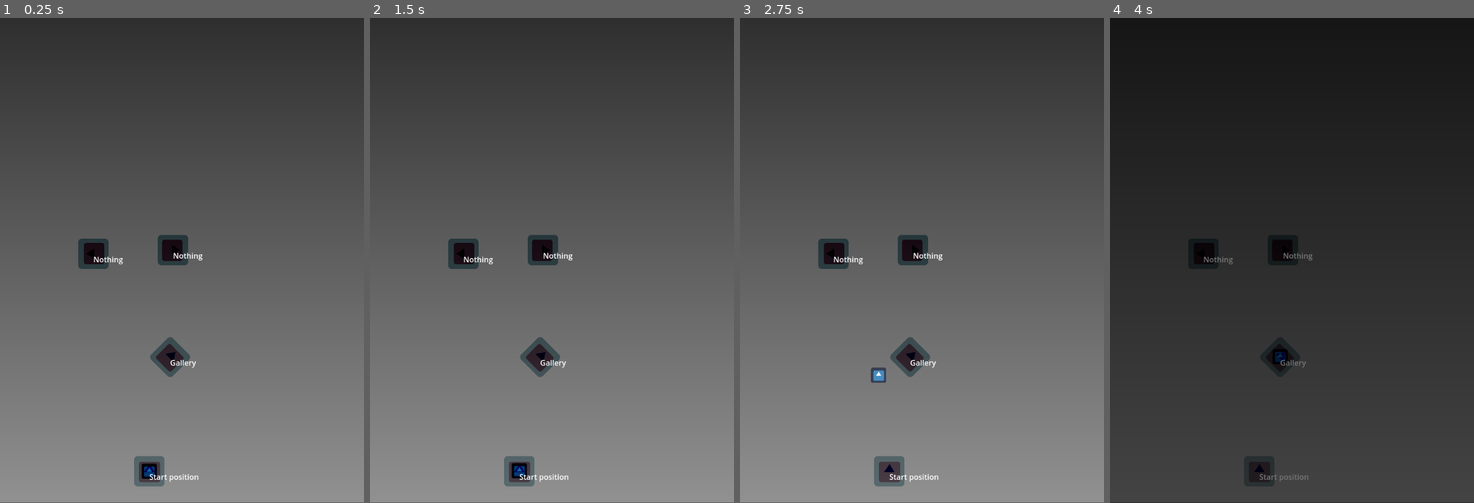
Above: before the commit, frames 1-4 (left to right).
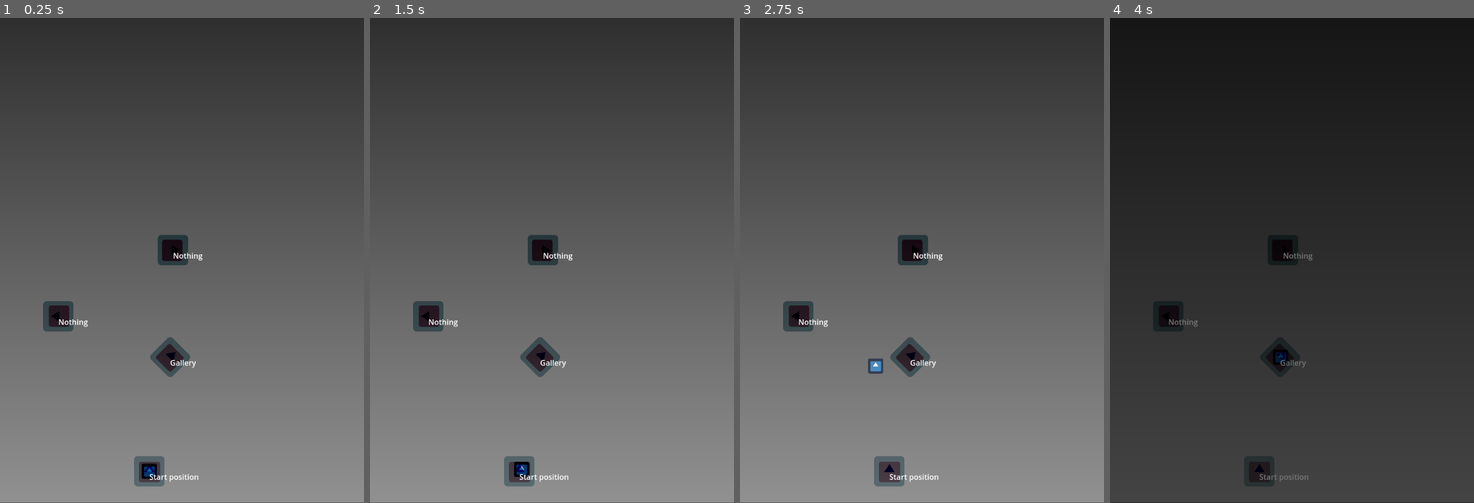
Above: after the commit, the same moments.

Repository: AntonioDell/pip-melville-website
Game: Godot game, scene res://main.tscn
Same seed, same stepped clock (60 frames per second), same inputs: the game is played once before the commit and once after it. The engine's default icon, where the game draws it, is replaced by a stand-in: a white triangle on a blue panel in a dark square.
Inputs (mouse positions are in pixels of both pictures, inside the frame that each line leads up to):
- Up to frame 1 (0.25 s): no input
- Up to frame 2 (1.5 s): tap Enter at 0.5 s; move the mouse to (519, 469) at 0.52 s; click (519, 469) at 0.67 s; tap Space at 1.25 s; move the mouse to (541, 357) at 1.27 s; click (541, 357) at 1.42 s
- Up to frame 3 (2.75 s): move the mouse to (914, 250) at 2.02 s; click (914, 250) at 2.17 s
- Up to frame 4 (4 s): move the mouse to (1204, 255) at 2.77 s; click (1204, 255) at 2.92 s; tap Enter at 3.5 s; move the mouse to (1401, 333) at 3.52 s; click (1401, 333) at 3.67 s

The runs differ from the first frame. In frame 1, 1.1% of the frame differs, in the area x 11-34%, y 45-65%; in frame 2, 1.2%; in frame 3, 1.3%, in the area x 11-41%, y 45-76%; in frame 4, 0.8%.

Commit message:
fix: is_two_way was always false

Diff:
--- a/level_indicator.tscn
+++ b/level_indicator.tscn
@@ -13,6 +13,8 @@
 position = Vector2(296, 784)
 input_pickable = true
 script = ExtResource("1")
+player_path_follow_node = NodePath("")
+map_position = 0
 
 [node name="CollisionShape2D" type="CollisionShape2D" parent="."]
 shape = SubResource("5")
--- a/map.gd
+++ b/map.gd
@@ -11,7 +11,7 @@
 var _is_moving := false
 
 @onready var _level_indicators := get_tree().get_nodes_in_group("level_indicators")
-@onready var _map_paths := get_tree().get_nodes_in_group("map_paths")
+@onready var _map_paths: Array = get_tree().get_nodes_in_group("map_paths")
 @onready var _player := $Player
 @onready var _player_position : int = PlayerData.map_position
 
@@ -66,6 +66,7 @@
 
 
 ## Uses dijkstra algortihm to create a shortest path map for the source indicator
+## FIXME: This algorithm behaves differently on exports than on editor play
 func _create_shortest_path_map(source: LevelIndicator):
 	# Init
 	var visited := {}
@@ -77,7 +78,6 @@
 		unvisited[pos] = indicator
 		result[pos] = {"shortest_distance": INF, "previous_pos": null}
 	result[source.map_position] = {"shortest_distance": 0, "previous_pos": null}
-
 	# Iterate all unvisited nodes
 	while unvisited.size() > 0:
 		var current_pos := _find_shortest(unvisited, result)
@@ -123,6 +123,8 @@
 	var current_pos := target.map_position
 	while current_pos != source.map_position:
 		var previous_pos = shortest_path_map[current_pos].previous_pos
+		if previous_pos == null:
+			return []
 		for i in _map_paths.size():
 			var path := _map_paths[i] as MapPath
 			if path.start_map_position == previous_pos and path.end_map_position == current_pos:
--- a/map.tscn
+++ b/map.tscn
@@ -13,23 +13,23 @@
 gradient = SubResource("1")
 width = 1024
 
-[sub_resource type="Curve2D" id="3"]
+[sub_resource type="Curve2D" id="Curve2D_3t044"]
 _data = {
-"points": PackedVector2Array(0, 0, 0, 0, 315, 957, 15.4597, 54.7036, -15.4597, -54.7036, 405, 858, -15.4597, 63.028, 15.4597, -63.028, 247, 818, 0, 0, 0, 0, 359, 716)
-}
-point_count = 4
-
-[sub_resource type="Curve2D" id="4"]
-_data = {
-"points": PackedVector2Array(0, 0, 0, 0, 359, 716, 1.58919, 50.3245, -1.58919, -50.3245, 425, 599, 0, 0, 0, 0, 365, 490)
+"points": PackedVector2Array(0, 0, 0, 0, 320, 954, -10, 102, 10, -102, 155, 849, 0, 0, 0, 0, 360, 717)
 }
 point_count = 3
 
-[sub_resource type="Curve2D" id="5"]
+[sub_resource type="Curve2D" id="Curve2D_bsq2y"]
 _data = {
-"points": PackedVector2Array(0, 0, 0, 0, 359, 716, 66.2164, 1.05946, -66.2164, -1.05946, 291, 578, -83.1678, 3.70812, 83.1678, -3.70812, 260, 665, 0, 0, 0, 0, 197, 498)
+"points": PackedVector2Array(0, 0, 0, 0, 358, 715, 262, 114, -262, -114, 363, 493)
 }
-point_count = 4
+point_count = 2
+
+[sub_resource type="Curve2D" id="Curve2D_g6k4e"]
+_data = {
+"points": PackedVector2Array(-36, 291, 36, -291, 445, 584, -69, 33, 69, -33, 212, 503)
+}
+point_count = 2
 
 [node name="Map" type="Node2D"]
 position = Vector2(0, -1)
@@ -48,20 +48,21 @@
 
 [node name="Paths" type="Node2D" parent="."]
 
-[node name="0->1" parent="Paths" instance=ExtResource("1")]
-curve = SubResource("3")
+[node name="0 -> 1" parent="Paths" instance=ExtResource("1")]
+curve = SubResource("Curve2D_3t044")
 start = NodePath("../../Indicators/LevelIndicator0")
 end = NodePath("../../Indicators/LevelIndicator1")
 is_two_way = true
 
-[node name="1->2" parent="Paths" instance=ExtResource("1")]
-curve = SubResource("4")
+[node name="1 -> 2" parent="Paths" instance=ExtResource("1")]
+curve = SubResource("Curve2D_bsq2y")
 start = NodePath("../../Indicators/LevelIndicator1")
 end = NodePath("../../Indicators/LevelIndicator2")
 is_two_way = true
 
-[node name="1->3" parent="Paths" instance=ExtResource("1")]
-curve = SubResource("5")
+[node name="1 -> 3" parent="Paths" instance=ExtResource("1")]
+position = Vector2(-88, 129)
+curve = SubResource("Curve2D_g6k4e")
 start = NodePath("../../Indicators/LevelIndicator1")
 end = NodePath("../../Indicators/LevelIndicator3")
 is_two_way = true
@@ -70,14 +71,11 @@
 
 [node name="LevelIndicator0" parent="Indicators" instance=ExtResource("3")]
 position = Vector2(315, 958)
-player_path_follow_node = NodePath("")
-map_position = 0
 level_name = "Start position"
 
 [node name="LevelIndicator1" parent="Indicators" instance=ExtResource("3")]
 position = Vector2(359, 717)
 rotation = 0.785398
-player_path_follow_node = NodePath("")
 scene_to_load = ExtResource("5")
 map_position = 1
 level_name = "Gallery"
@@ -85,13 +83,11 @@
 [node name="LevelIndicator2" parent="Indicators" instance=ExtResource("3")]
 position = Vector2(365, 491)
 rotation = 1.5708
-player_path_follow_node = NodePath("")
 map_position = 2
 level_name = "Nothing"
 
 [node name="LevelIndicator3" parent="Indicators" instance=ExtResource("3")]
-position = Vector2(197, 499)
+position = Vector2(123, 631)
 rotation = 4.71239
-player_path_follow_node = NodePath("")
 map_position = 3
 level_name = "Nothing"
--- a/map_path.gd
+++ b/map_path.gd
@@ -10,13 +10,15 @@
 	set(mod_value):
 		start = mod_value
 		_init_curve()
+
 @export var end: NodePath:
 	get:
 		return end # TODOConverter40 Non existent get function
 	set(mod_value):
 		end = mod_value
 		_init_curve()
-@export var is_two_way := true
+
+@export var is_two_way := false
 
 var start_map_position: int
 var end_map_position: int
@@ -24,6 +26,7 @@
 var _player_node: Node2D
 
 func _ready():
+	print("is_two_way=%s" % is_two_way)
 	_init_curve()
 	if not Engine.is_editor_hint():
 		_update_map_positions()
Not shown, changed: export_presets.cfg
